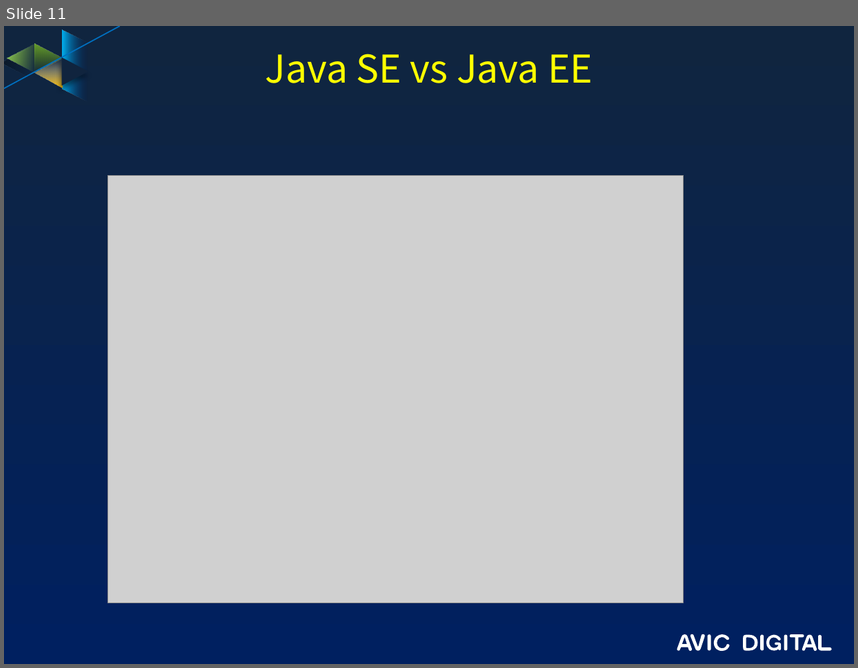
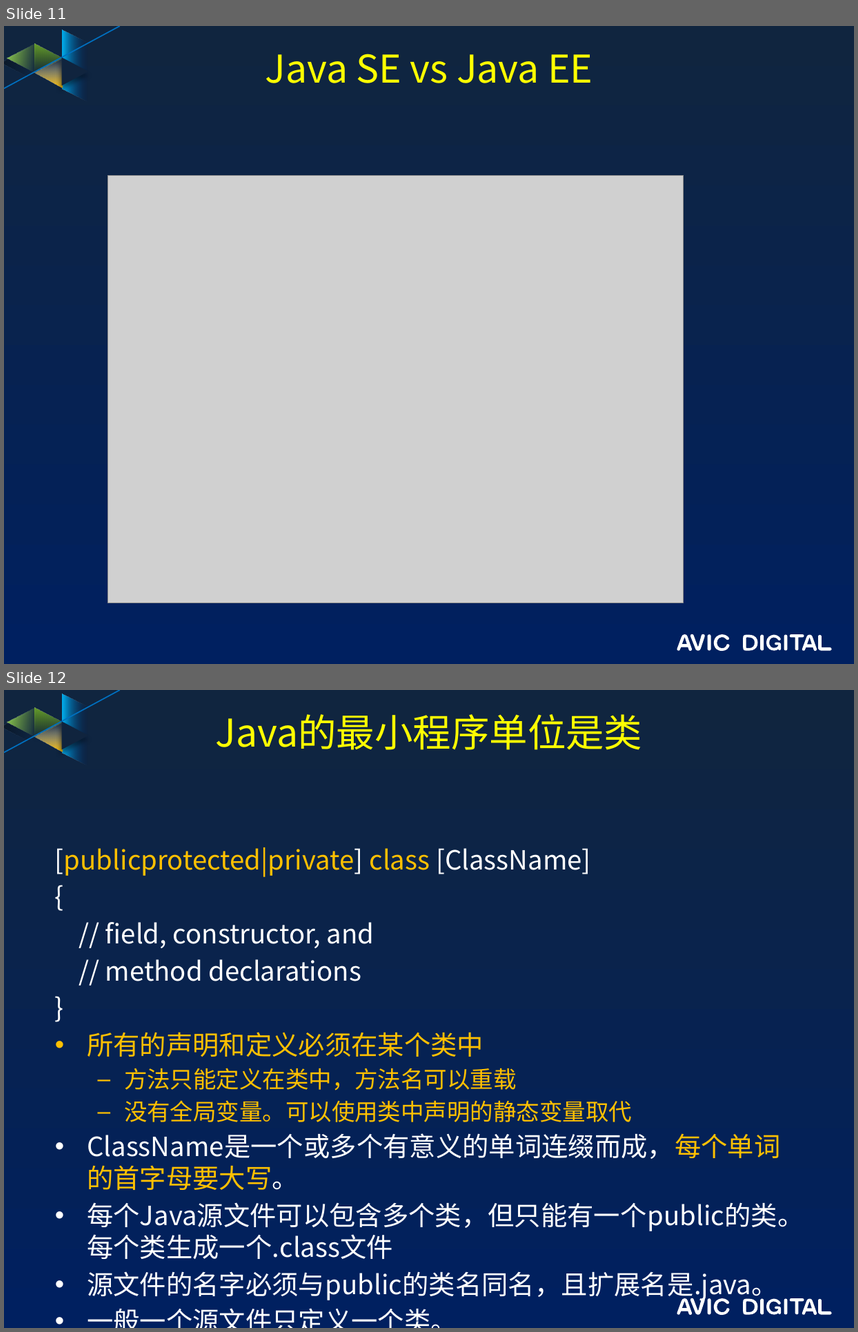
Before and after one commit to guofengzh/java-way, a slide deck: docs/java-概述.pptx. Shown one above the other, each under a label of ours: slide 11 before the commit, slides 11 and 12 after it. The pictures are 858x668 and 858x1332 pixels, drawn with LibreOffice and Linux fonts; fonts in the diff are those of the drawing; grey boxes stand for pictures; background and template pictures are left out. Boxes give left, top, right and bottom in pixels: in the first picture for what was removed or moved away, otherwise in the second. Text is boxed around its words. In the diff, an @@ line names an element or a change of style, - is before the commit and + after.

```diff
--- a/docs/java-概述.pptx
+++ b/docs/java-概述.pptx
@@ slide 12 added at (4,690,854,1328), background gradient #10253F to #002060; not listed: 17 template elements that a slide beside it also shows @@
@@ title added at (216,714,643,750), 32.4 pt, text #FFFF00 @@
+Java的最小程序单位是类
@@ text added at (55,847,804,1301), 22.4 pt, text #FFFFFF @@
+[publicprotected|private] class [ClassName]
+{
+// field, constructor, and
+// method declarations
+}
+• 所有的声明和定义必须在某个类中
+  – 方法只能定义在类中，方法名可以重载
+  – 没有全局变量。可以使用类中声明的静态变量取代
+• ClassName是一个或多个有意义的单词连缀而成，每个单词的首字母要大写。
+• 每个Java源文件可以包含多个类，但只能有一个public的类。每个类生成一个.class文件
+• 源文件的名字必须与public的类名同名，且扩展名是.java。
+• 一般一个源文件只定义一个类。
```
Also in this commit, not shown: 19 other slides added, 1 other file.
